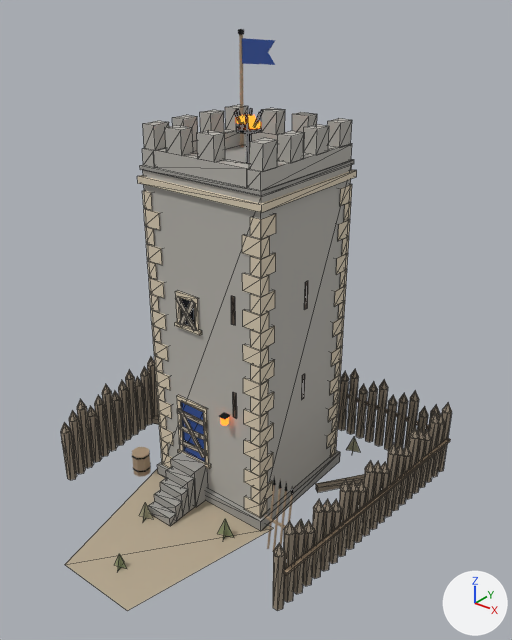
Two versions of the glTF model game/assets/modelle/umland/wachturm.glb, one commit apart.
Before and after are seen from a 50 mm lens placed at (13.2, -15.0, 16.1), pointed at (1.0, 0.2, 6.6). The axes (+X, +Y, +Z) are drawn at lower right. The lights are the same throughout. The older version comes first. Mesh edges are drawn as thin lines on the coarser meshes. Vertices at exactly the same position are counted once.

The first picture shows 'Arbeit', 'Fahne', 'Haus', 'Leerstand'.
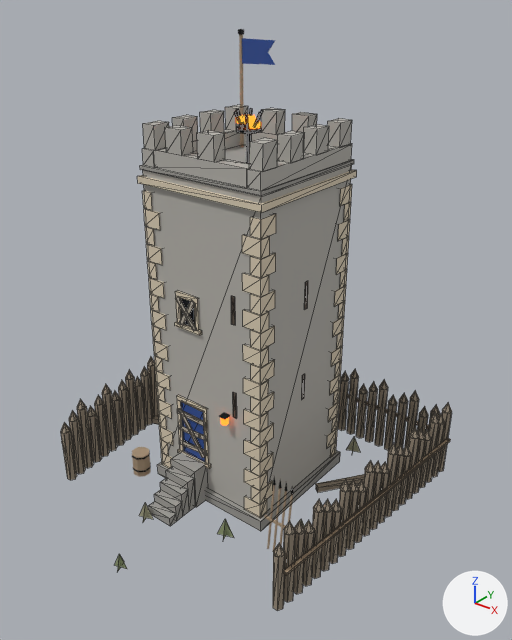
Pixel boxes (x1, y1, x2, y2) of what changed, in the pictures (512 x 640 px):
part 1 of me_haus, deleted (beige)
    before: (65, 469, 274, 611)

The edits, one by one:
me_haus is used by ob_haus; location (0.0, 0.0, 0.0).
me_haus had 2271 vertices, 2484 faces and spanned x -5.68..5.68, y -6.0..5.68, z 0.0..12.62.
me_haus now has 2267 vertices, 2482 faces and spans x -5.68..5.68, y -3.37..5.68, z 0.0..12.62.
me_haus part 1: the loose piece of 4 vertices spanning x -2.6..2.6, y -6.0..-0.8, z 0.01 is deleted.
